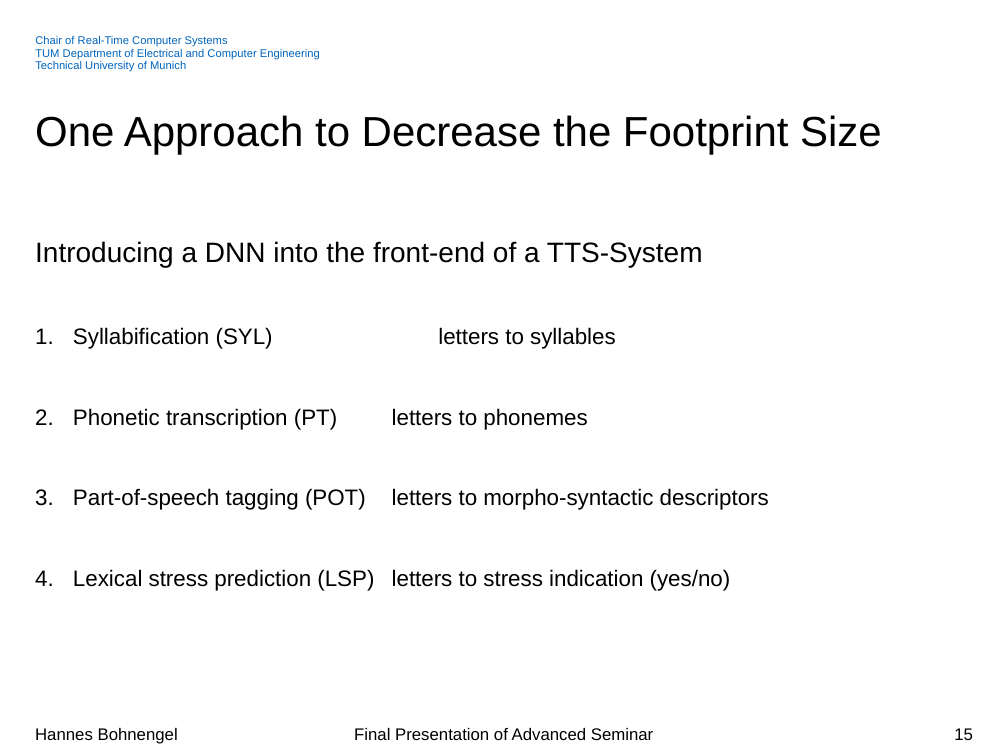
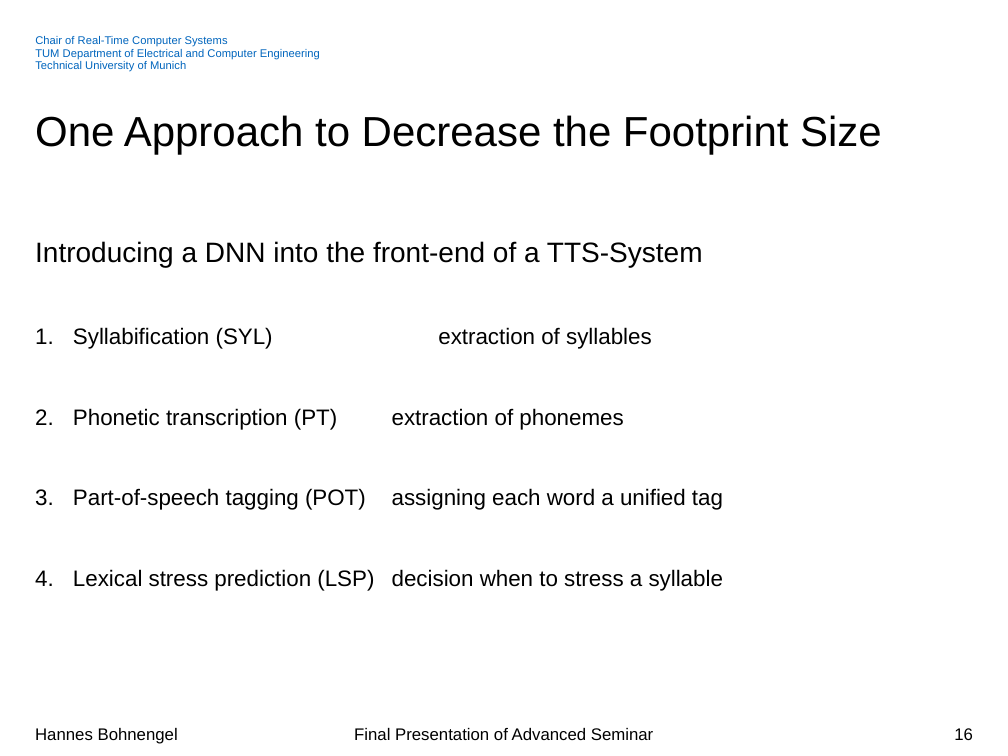
Before and after one commit to hannesb0/deeplearning, a slide deck: slide 16 of pres/Final_Presentation_V02.pptx (slide 15 before the commit). Drawn at 1008x756 pixels with LibreOffice and Linux fonts; fonts in the diff are those of the drawing; background and template pictures are left out. Boxes give left, top, right and bottom in pixels: in the first picture for what was removed or moved away, otherwise in the second. Text is boxed around its words. In the diff, an @@ line names an element or a change of style, - is before the commit and + after.

```diff
--- a/pres/Final_Presentation_V02.pptx
+++ b/pres/Final_Presentation_V02.pptx
@@ text at (73,327,723,591): text changed @@
-1. Syllabification (SYL) letters to syllables
-2. Phonetic transcription (PT) letters to phonemes
-3. Part-of-speech tagging (POT) letters to morpho-syntactic descriptors
-4. Lexical stress prediction (LSP) letters to stress indication (yes/no)
+1. Syllabification (SYL) extraction of syllables
+2. Phonetic transcription (PT) extraction of phonemes
+3. Part-of-speech tagging (POT) assigning each word a unified tag
+4. Lexical stress prediction (LSP) decision when to stress a syllable
@@ page number at (954,728,973,740): text changed @@
-15
+16
```
Also in this commit, not shown: 5 other slides changed, 2 slides added, 1 slide removed, 4 other files.
